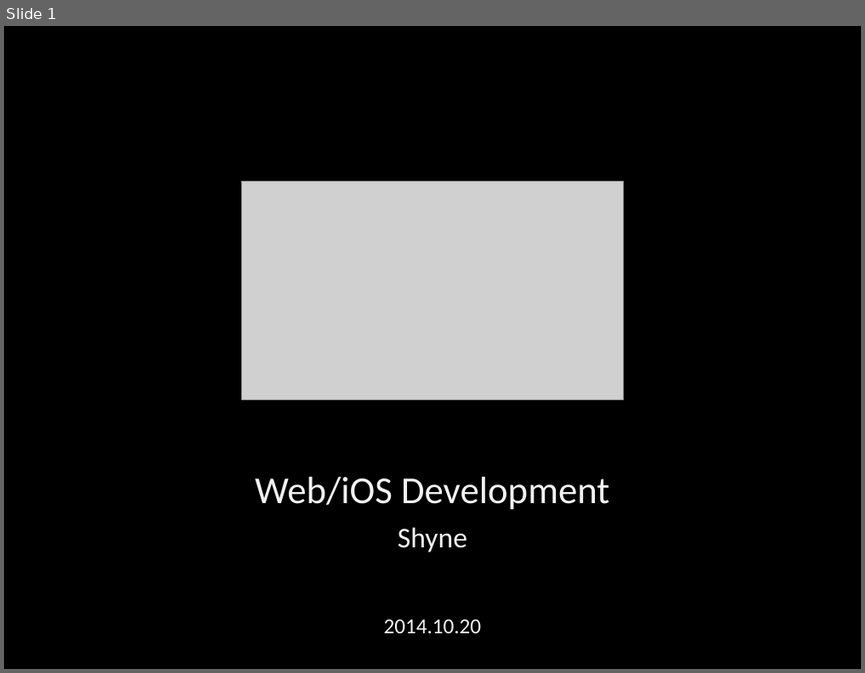
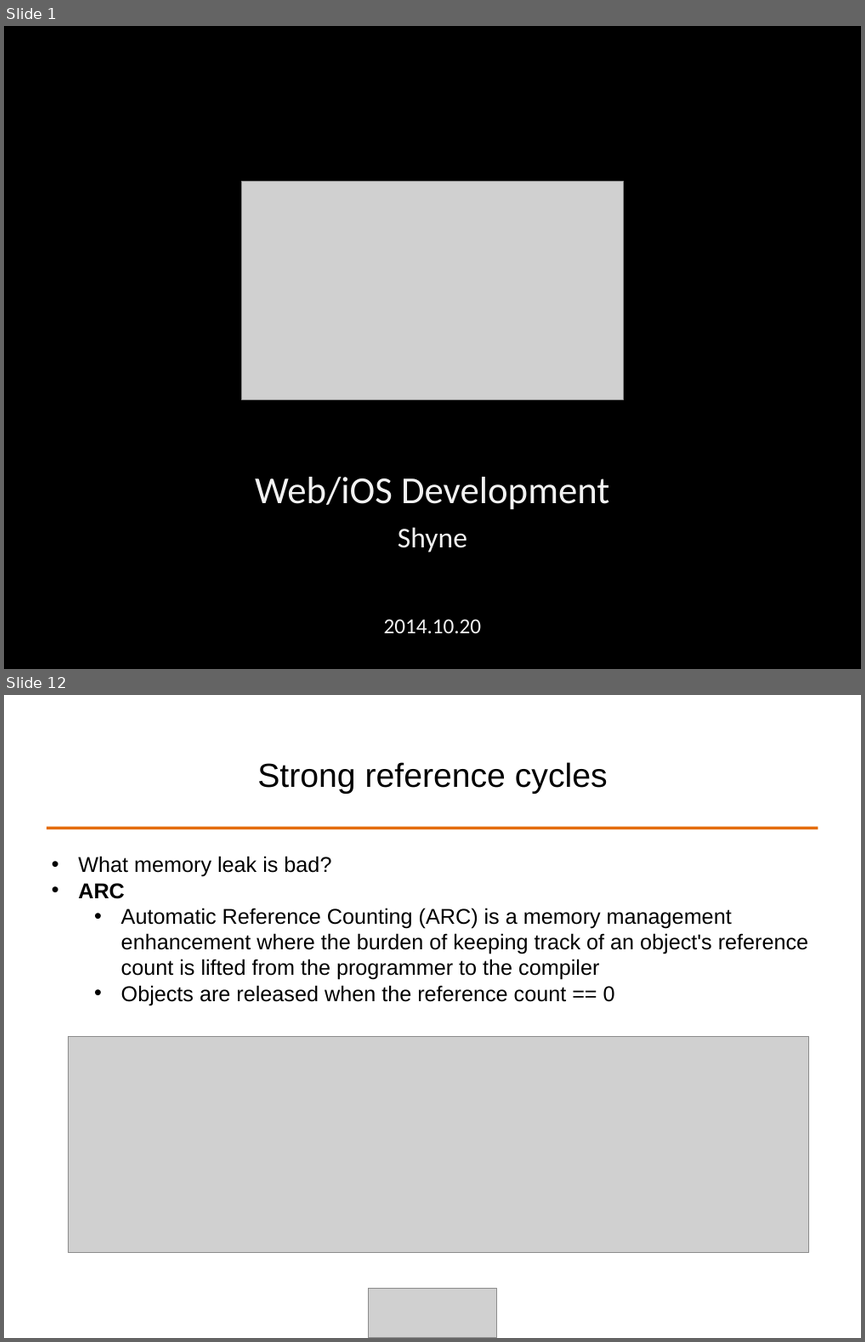
Before and after one commit to ALPHACamp/Camp-3-iOS-Dev, a slide deck: Class presentation/Week3 - Shyne/10-20-2014.ppt. Shown one above the other, each under a label of ours: slide 1 before the commit, slides 1 and 12 after it; the slides between them are not shown. The pictures are 865x673 and 865x1342 pixels, drawn with LibreOffice and Linux fonts; fonts in the diff are those of the drawing; grey boxes stand for pictures. Boxes give left, top, right and bottom in pixels: in the first picture for what was removed or moved away, otherwise in the second. Text is boxed around its words. In the diff, an @@ line names an element or a change of style, - is before the commit and + after.

```diff
--- a/Class presentation/Week3 - Shyne/10-20-2014.ppt
+++ b/Class presentation/Week3 - Shyne/10-20-2014.ppt
@@ slide 12 added at [4,695,861,1338], background #FFFFFF @@
@@ title added at [257,762,608,794], 28 pt, text #000000 @@
+Strong reference cycles
@@ line added from (46, 828) to (818, 828), #E46C0A 2.49 pt @@
@@ text added at [78,856,808,1005], 18 pt, text #000000 @@
+• What memory leak is bad?
+• ARC
+  • Automatic Reference Counting (ARC) is a memory management enhancement where the burden of keeping track of an object's reference count is lifted from the programmer to the compiler
+  • Objects are released when the reference count == 0
@@ picture added at [69,1037,809,1252] @@
@@ picture added at [368,1288,497,1338] @@
```
Also in this commit, not shown: 37 other slides added, 7 slides removed, 3 other files.
